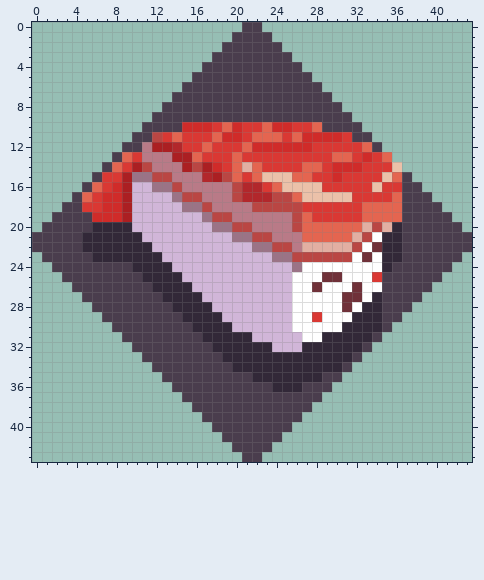
One commit to this pixel-art sprite: res/UI/CharacterSelect/Thumb07.png. Above, as it was before the edit.
The file is 44x44 pixels. Colours within 5 levels of each other are drawn and written as one.
Once edited:
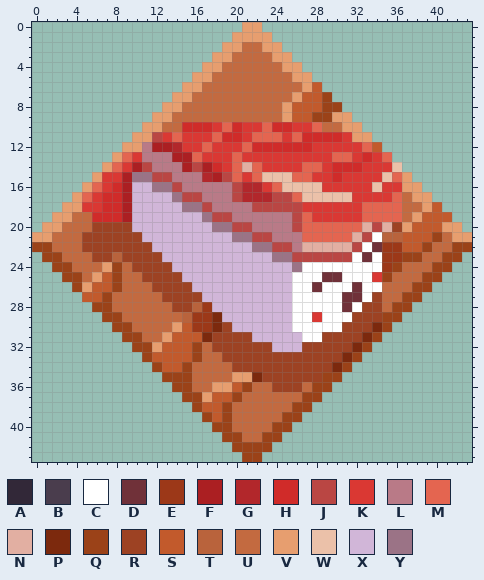
Palette (. is transparent): A #322838  B #4a3d4d  C #ffffff  D #703139  E #9c3818  F #ab1f22  G #b2272b  H #d02b29  J #ba4643  K #da3833  L #b97a87  M #e46550  N #e2afa2  P #7c290d  Q #9b4218  R #9d4223  S #c25a2c  T #b9633c  U #c36a40  V #e79e6f  W #ebc1a9  X #d1b6d8  Y #9b7386
Edits made:
Changed rows in their new state; - is an unchanged pixel.
first column x 0:
 0 ---------------------VV---------------------
 1 --------------------VVVV--------------------
 2 -------------------VVUUVV-------------------
 3 ------------------VVUUUUVV------------------
 4 -----------------VVUUUUUUVV-----------------
 5 ----------------VVUUUUUUUUVV----------------
 6 ---------------VVUUUUUUUUUUVS---------------
 7 --------------VVUUUUUUUUUUVSSQ--------------
 8 -------------VVUUUUUUUUUUVSSSQQ-------------
 9 ------------VVUUUUUUUUUUUVSSQQVV------------
10 -----------VVUU--------------UUVV-----------
11 ----------VV--------------------VV----------
12 ---------VV-----------------------S---------
13 --------V-----------------------------------
14 -------V------------------------------------
15 ------V------------------------------V------
16 -----V-------------------------------VV-----
17 ----V--------------------------------UVV----
18 ---VV--------------------------------UUVS---
19 --VVUU-------------------------------UVSSS--
20 -VVUUURRRR--------------------------RVSSSVV-
21 VVUUURRRRRR------------------------TTSSSQUVV
22 QQUUURRRRRRR-----------------------EESSQUUQQ
23 -QQUUURRTRRRR----------------------EEQQUUQQ-
24 --QQUUUVQURRRR---------------------EQUUUQQ--
25 ---QQUVSQUURRRR--------------------QUUUQQ---
26 ----QVSSQUUURRRR-------------------UUUQQ----
27 -----SSQUUUUURRRR-----------------RUUQQ-----
28 ------QQUUUUUURRTE---------------RRUQQ------
29 -------QQUUUUUUTEEP-------------RRRQQ-------
30 --------QQUUUUVSEEPR-----------RRRPQ--------
31 ---------QQUUVSSSPRRRR-------RRRRPQ---------
32 ----------QQVSSSQURRRRRR---RRRRRPQ----------
33 -----------QSSSSQUURRRRRRRRRRRRPQ-----------
34 ------------QSSQUUUURRRRRRRRRRPQ------------
35 -------------QQQUUUUVVPRRRRRRQQ-------------
36 --------------QQUUVVSQUURRRUQQ--------------
37 ---------------QQVSSQUUUUUUQQ---------------
38 ----------------QSSQUUUUUUQQ----------------
39 -----------------QSQUUUUUQQ-----------------
40 ------------------QQUUUUQQ------------------
41 -------------------QQUUQQ-------------------
42 --------------------QQQQ--------------------
43 ---------------------QQ---------------------
Pixel boxes of the changes (left, top, right, bottom) in both pictures:
changed: (32, 22, 472, 462)
